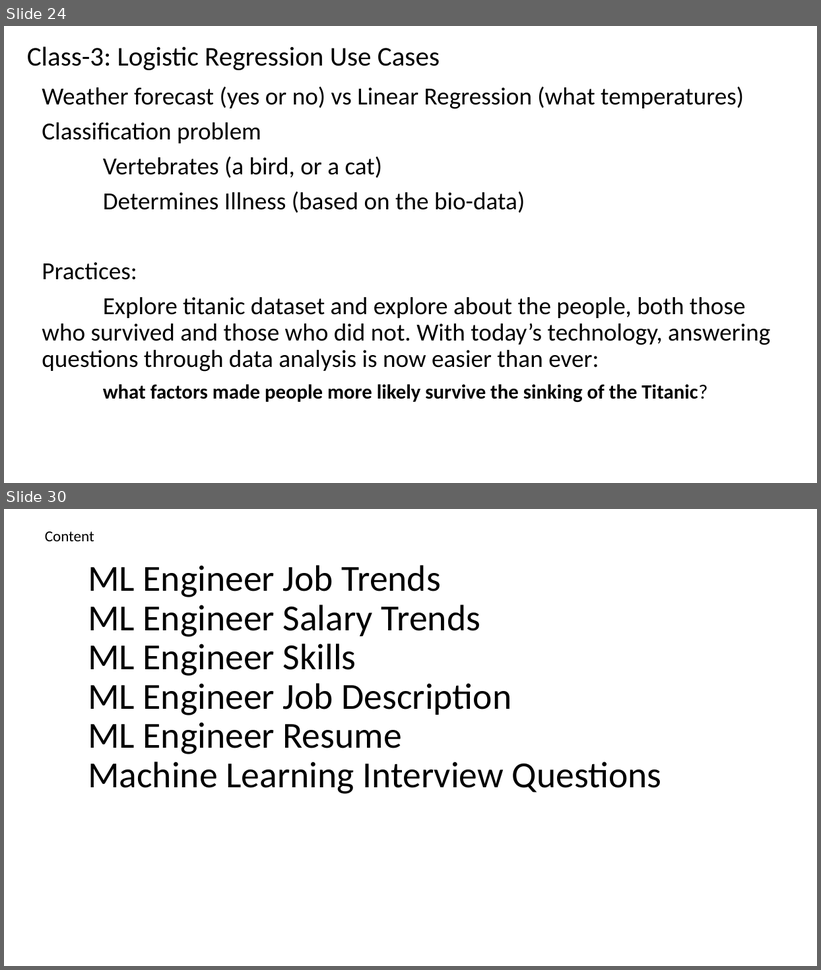
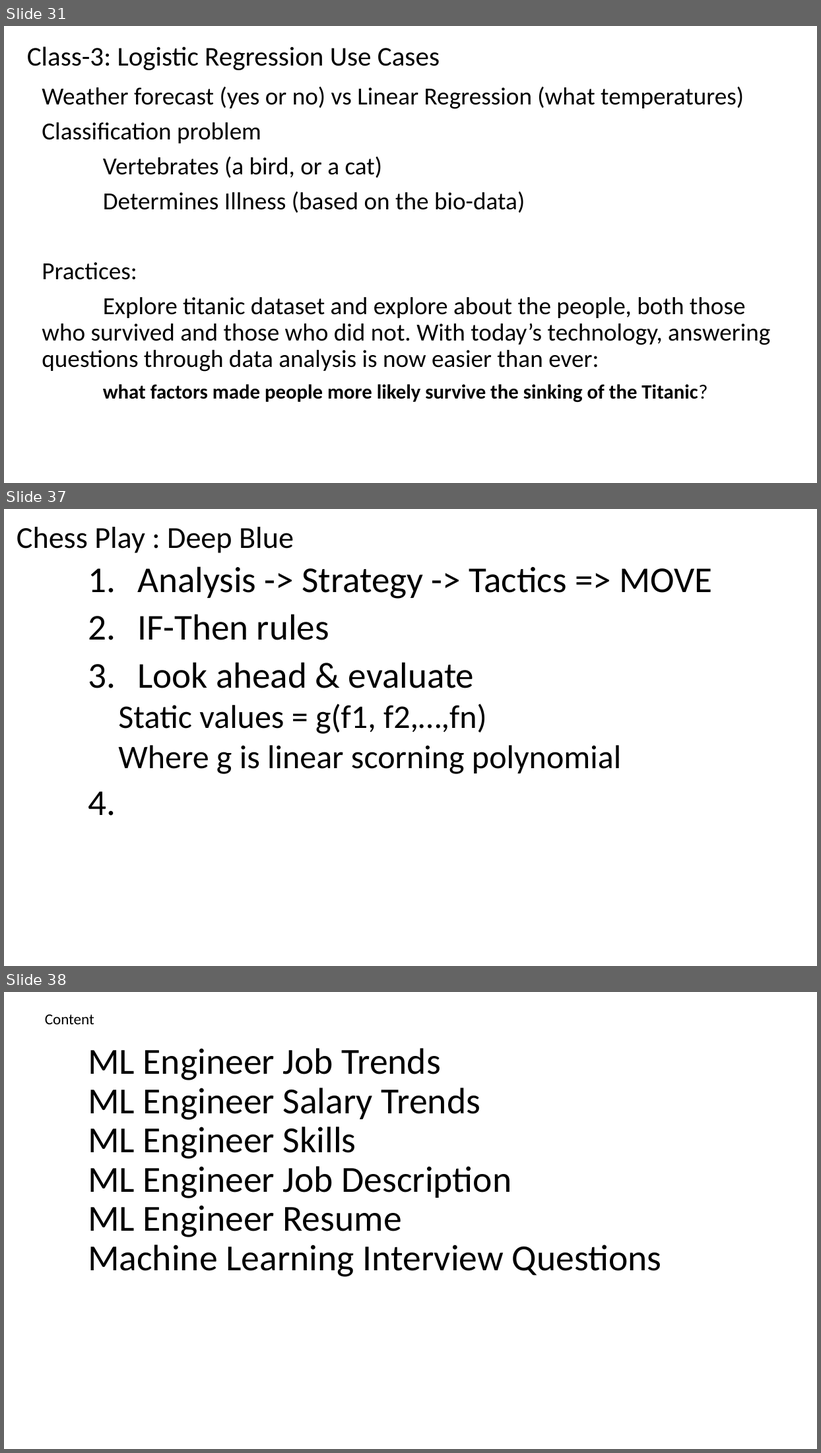
Before and after one commit to renshan2/accesspy, a slide deck: AI-ML-DL/Machine Learning.pptx. Shown one above the other, each under a label of ours: slides 24 and 30 before the commit, slides 31, 37 and 38 after it; the slides between them are not shown. The pictures are 821x970 and 821x1453 pixels, drawn with LibreOffice and Linux fonts; fonts in the diff are those of the drawing. Boxes give left, top, right and bottom in pixels: in the first picture for what was removed or moved away, otherwise in the second. Text is boxed around its words. In the diff, an @@ line names an element or a change of style, - is before the commit and + after.

```diff
--- a/AI-ML-DL/Machine Learning.pptx
+++ b/AI-ML-DL/Machine Learning.pptx
@@ slide 37 added at (4, 509, 817, 966), background #FFFFFF @@
@@ text added at (17, 527, 294, 553), 36 pt, text #000000 @@
+Chess Play : Deep Blue
@@ subtitle added at (88, 566, 712, 816), 43 pt, text #000000 @@
+1. Analysis -> Strategy -> Tactics => MOVE
+2. IF-Then rules
+3. Look ahead & evaluate
+  Static values = g(f1, f2,…,fn)
+  Where g is linear scorning polynomial
+4.
@@ what was slide 24 is now slide 31 @@
@@ what was slide 30 is now slide 38 @@
```
Also in this commit, not shown: 8 slides changed, 7 other slides added, 4 other files.
